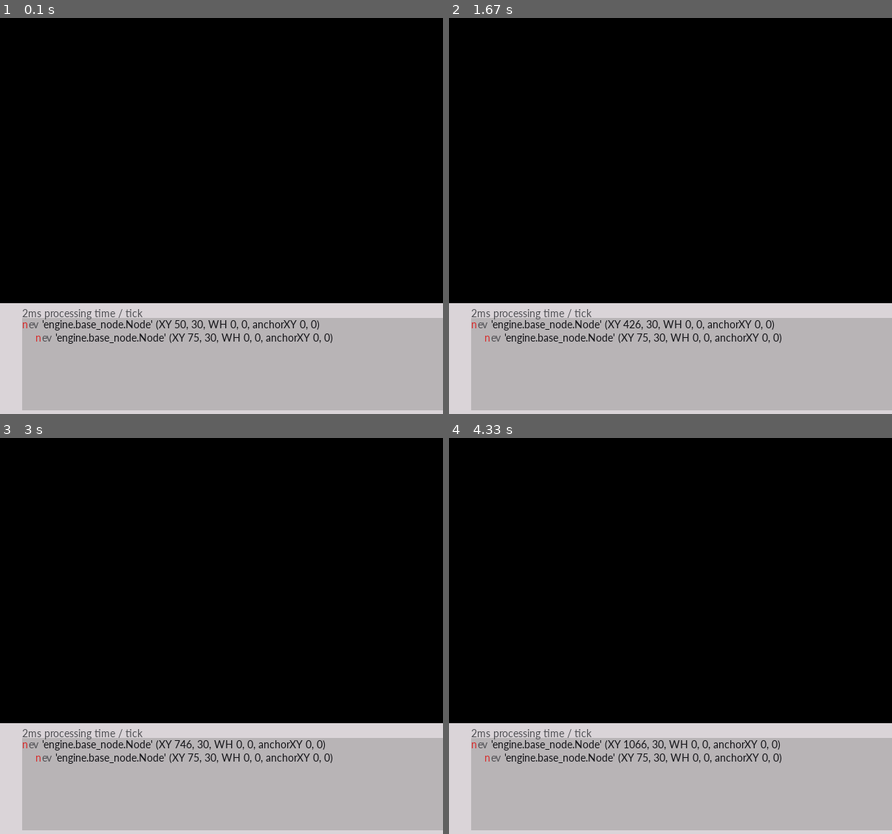
Above: before the commit, frames 1-4 (two rows, left to right).
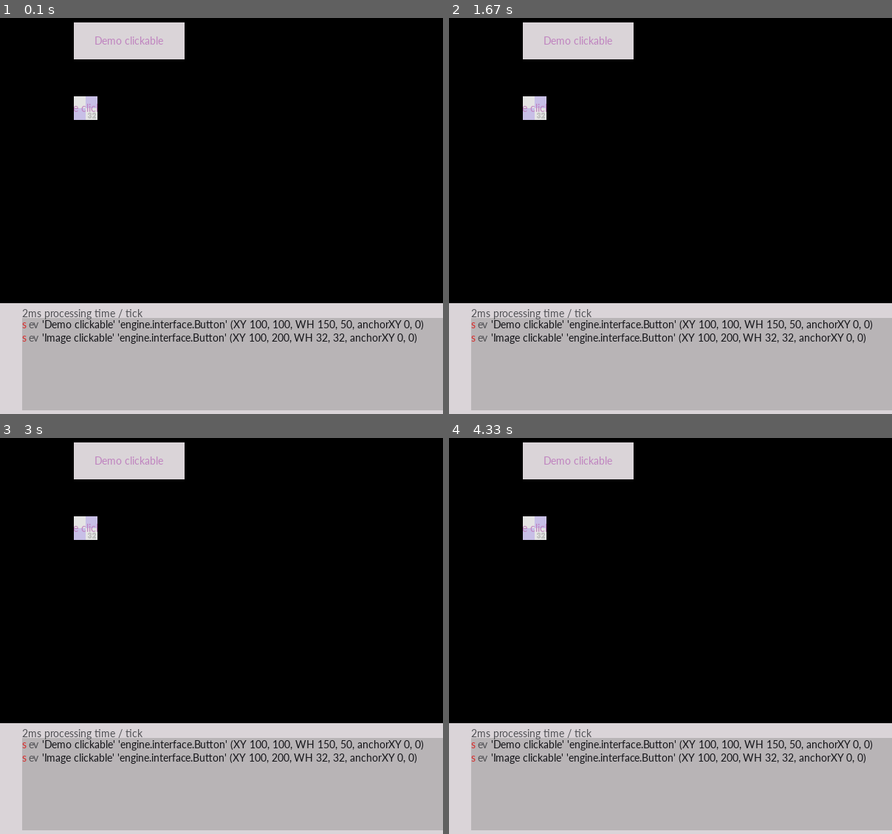
Above: after the commit, the same moments.

Repository: ageneric/pygame-engine-indev
Game: pygame game, started from main.py
The game is run twice, just before and just after one commit, with the same random seed, the same clock (stepped at 60 frames per second) and the same inputs.
Inputs (mouse positions are in pixels of both pictures, inside the frame that each line leads up to):
- Up to frame 1 (0.1 s): no input
- Up to frame 2 (1.67 s): press the mouse at (577, 41) at 0.37 s; move the mouse to (617, 45) at 0.47 s; release the mouse at (652, 53) at 0.6 s; click (533, 109) at 0.72 s; click (577, 41) at 1.05 s; press the mouse at (533, 109) at 1.37 s; move the mouse to (586, 69) at 1.47 s; release the mouse at (635, 29) at 1.6 s
- Up to frame 3 (3 s): press the mouse at (84, 529) at 1.7 s; move the mouse to (150, 596) at 1.8 s; release the mouse at (217, 663) at 1.93 s; click (115, 604) at 2.05 s; click (248, 438) at 2.38 s; press the mouse at (84, 529) at 2.7 s; move the mouse to (177, 533) at 2.8 s; release the mouse at (265, 533) at 2.93 s
- Up to frame 4 (4.33 s): press the mouse at (533, 529) at 3.53 s; move the mouse to (564, 639) at 3.63 s; release the mouse at (595, 746) at 3.77 s; click (626, 628) at 3.88 s; click (outside the picture) at 4.22 s

The runs differ from the first frame. In frame 1, 4.4% of the frame differs, in the area x 5-96%, y 1-83%; in frame 2, 4.4%; in frame 3, 4.4%; in frame 4, 4.4%.

Commit message:
Re-implement buttons Created a scene to demonstrate two styles of button. In SpriteNode, allowed pygame.sprite.DirtySprite to initialise before Node so that the 'visible' property is set after 'dirty'. It is not ideal that the same name is used by DirtySprite and the Node class here.

Diff:
--- a/engine/base_node.py
+++ b/engine/base_node.py
@@ -1,29 +1,5 @@
 import pygame
 
-"""
-    def handle_events(self, events):
-        self.event_handlers = {}
-        # {pygame.KEYDOWN: function}
-
-        for event in events:
-            if event.type in self.event_handlers.keys():
-                self.event_handlers[event.type](event)
-
-    @self.event(pygame.KEYDOWN)
-
-@window.event
-def on_draw ():
-    pass
-
-@window.event
-def on_click (x, y, modifiers):
-    pass
-
-# Get the method with the name draw() if it exists and call it
-draw_method = getattr(node, "draw", None)
-if callable(draw_method):
-    draw_method(self.screen)
-"""
 
 class Anchor:
     top = left = 0
@@ -92,12 +68,12 @@
         self.anchor_x, self.anchor_y = anchor_x_y
 
 class Node:
-    def __init__(self, state: NodeLocalProperties):
-        assert isinstance(state, NodeLocalProperties)
-        self.parent = state.parent
-        self.enabled = state.enabled
-        self.visible = state.visible
-        self.transform = state.transform
+    def __init__(self, node_props: NodeLocalProperties):
+        assert isinstance(node_props, NodeLocalProperties)
+        self.parent = node_props.parent
+        self.enabled = node_props.enabled
+        self.visible = node_props.visible
+        self.transform = node_props.transform
         # For each property in local_properties, set this on the node
         # self.__dict__.update(local_properties.__dict__)
         self.parent.nodes.append(self)
@@ -139,26 +115,29 @@
 
 
 class SpriteNode(pygame.sprite.DirtySprite, Node):
-    def __init__(self, state: NodeLocalProperties, *groups, image=None):
-        Node.__init__(self, state)
-        pygame.sprite.Sprite.__init__(self, *groups)
+    def __init__(self, node_props: NodeLocalProperties, *groups, image=None, fill_color=None):
+        if isinstance(groups[0], pygame.sprite.AbstractGroup):
+            pygame.sprite.DirtySprite.__init__(self, *groups)
+        else:
+            print('Engine warning: a SpriteNode was initialised without a group or with an incorrect type.\n'
+                  + 'This may be because the "group" parameter was missed.')
+            pygame.sprite.DirtySprite.__init__(self)
+
+        Node.__init__(self, node_props)
         self.rect = self.world_rect()
         print(f'{self}, rect {self.rect}, parent {self.parent}, {self.groups()}')
+
         if image:
             self.image = pygame.Surface(self.transform.size, 0, image)
         else:
             self.image = pygame.Surface(self.transform.size)
+            if fill_color:
+                self.image.fill(fill_color)
 
     def update(self):
         Node.update(self)
         self.rect = self.world_rect()
 
-    @classmethod
-    def single_color(cls, parent, super_properties, color, *groups):
-        image = pygame.Surface((super_properties.width, super_properties.height))
-        image.fill(color)
-        return cls(parent, super_properties, *groups, image=image)
-
     def __del__(self):
         print("del", self)
         pygame.sprite.Sprite.kill(self)
--- a/engine/base_scene.py
+++ b/engine/base_scene.py
@@ -34,6 +34,8 @@
 
     def remove_child(self, node):
         self.nodes.remove(node)
+        if node in self.event_handlers:
+            self.event_handlers.remove(node)
 
     def handle_events(self, pygame_events):
         pass
--- a/engine/interface.py
+++ b/engine/interface.py
@@ -6,7 +6,7 @@
 
 MOUSE_EVENTS = (MOUSEMOTION, MOUSEBUTTONDOWN, MOUSEBUTTONUP)
 COLOR_DEFAULT = (191, 131, 191)
-BACKGROUND_DEFAULT = (15, 15, 15)
+BACKGROUND_DEFAULT = (20, 20, 24)
 
 def modify_color_component(color_component, saturation):
     """Lighten or darken an rgb value by the saturation percentage."""
@@ -29,25 +29,23 @@
     return color
 
 class Button(SpriteNode):
+    """A button. The keyword arguments color and background change the appearance.
+    The argument callback is a function taking no parameters. It is called on click.
+    To add parameters to the callback, it is recommended to inherit from this class.
+    """
     idle, hover, press, disabled = range(4)
 
-    def __init__(self, state, message="", callback=None, group=None, **kwargs):
-        # TODO: parse kwargs for color
-        # TODO: fix dirty and rect
-        self.dirty = 1
-        if not (image := kwargs.get("image", None)):
-            image = pygame.Surface(state.transform.size)
-            image.fill(COLOR_DEFAULT)
-            self.background_image = None
-        else:
-            self.background_image = image.copy()
-        super(Button, self).__init__(state, image, group)
+    def __init__(self, node_props, message="", callback=None, group=None, **kwargs):
+        self.background_image = kwargs.get("image", None)
+        fill_color = kwargs.get("background", BACKGROUND_DEFAULT)
+        super(Button, self).__init__(node_props, group, image=self.background_image,
+                                     fill_color=fill_color)
         self.callback = callback
         self.message = message
 
         self.style = {
             'color': COLOR_DEFAULT,
-            'background': BACKGROUND_DEFAULT
+            'background': (0, 0, 0)
         }
         self.style.update(kwargs)
 
@@ -116,3 +114,13 @@
         if self.state == Button.disabled:
             return specify_color(self.style, 'color_disabled', 'color', -20)
         return self.style['color']
+
+class TextEntry(SpriteNode):
+    """A single line rectangular box that can be typed in."""
+    idle, selected = range(2)
+
+    def enter(self):
+        pass
+
+class Grid(SpriteNode):
+    """A container for equally spaced UI items that draws them onto a buffer."""
--- a/legacy_scenes.py
+++ b/legacy_scenes.py
@@ -3,8 +3,6 @@
 Tk().withdraw()  # Do not show a root window.
 
 import pygame as pg
-# from interface import Button, Toggle, MOUSE_EVENTS
-from unused_component_based_node import ComponentBasedNode, ImageComponent
 import legacy_text
 from engine.base_scene import Scene
 from engine.interface import Button
--- a/main.py
+++ b/main.py
@@ -11,16 +11,19 @@
 
 pg.init()
 
-def initialise_scenes(surf, surf_detail, first_scene_name, detail_name):
+def initialise_scenes(surf, surf_detail, first_scene_name, detail_scene_name):
+    print(f'Initialising scenes ({first_scene_name}, {detail_scene_name})')
     scene = getattr(scenes, first_scene_name)(surf, clock)
-    scene_detail = getattr(scenes, detail_name)(surf_detail, clock)
+    scene_detail = getattr(scenes, detail_scene_name)(surf_detail, clock)
     scene_detail.set_ref(scene.nodes)
     return scene, scene_detail
 
 def main():
     SURF_HEIGHT = 150
+    FIRST_SCENE_NAME = 'ExampleHandling'
+    DETAIL_SCENE_NAME = 'ExampleDetail'
 
-    print(f'2/3 Starting: screen resolution {display_width}, {display_height}.')
+    print(f'2/3 Starting: screen resolution {display_width}, {display_height}')
     if pg.version.vernum[0] >= 2:
         screen = pg.display.set_mode((display_width, display_height + SURF_HEIGHT), pg.RESIZABLE)
     else:
@@ -30,7 +33,7 @@
     surf_detail = pg.Surface((display_width, SURF_HEIGHT))
 
     print('3/3 Starting: main loop')
-    scene, scene_detail = initialise_scenes(surf, surf_detail, 'ExampleBlank', 'ExampleDetail')
+    scene, scene_detail = initialise_scenes(surf, surf_detail, FIRST_SCENE_NAME, DETAIL_SCENE_NAME)
 
     running = True
 
@@ -46,10 +49,9 @@
             events = pg.event.get()
             for event in events:
                 if event.type == pg.KEYDOWN and event.key == pg.K_LSHIFT:
-                    print("reset!")
                     # noinspection PyTypeChecker
                     reload(scenes)
-                    scene, scene_detail = initialise_scenes(surf, surf_detail, 'ExampleBlank', 'ExampleDetail')
+                    scene, scene_detail = initialise_scenes(surf, surf_detail, FIRST_SCENE_NAME, DETAIL_SCENE_NAME)
             scene.handle_events(events)
 
         # Update scene and display --
--- a/scenes.py
+++ b/scenes.py
@@ -1,5 +1,6 @@
 import pygame
 import engine.text as text
+import engine.interface as interface
 from engine.base_scene import Scene
 from engine.base_node import Node, SpriteNode, NodeLocalProperties
 from constants import *
@@ -15,14 +16,39 @@
 
     def update(self):
         super().update()
-        self.n.transform.x += 4
+        self.n.transform.x = self.n.transform.x + 1 % self.display_size_x
+
+class ExampleHandling(Scene):
+    """Demo interface components and event handling."""
+    def __init__(self, screen, clock):
+        super().__init__(screen, clock)
+        self.group = pygame.sprite.Group()
+
+        def callback():
+            print('button click -> demo')
+
+        button = interface.Button(NodeLocalProperties(self, 100, 100, 150, 50),
+                                  'Demo clickable', callback, self.group, background=C_LIGHT)
+        image = pygame.image.load('Assets/Placeholder.png').convert()
+        button2 = interface.Button(NodeLocalProperties(self, 100, 200, 32, 32),
+                                   'Image clickable', callback, self.group, image=image)
+        self.event_handlers.append(button)
+        self.event_handlers.append(button2)
+        self.groups.append(self.group)
+
+    def handle_events(self, pygame_events):
+        for event in pygame_events:
+            if event.type in interface.MOUSE_EVENTS:
+                for button in self.event_handlers:
+                    button.mouse_event(event)
+
 
 class ExampleDetail(Scene):
     def __init__(self, screen, clock):
         super().__init__(screen, clock)
         self.group = pygame.sprite.Group()
 
-        self.tree_tab = TreeTab(NodeLocalProperties(self, 30, 20, display_width - 30, 125),
+        self.tree_tab = TreeTab(NodeLocalProperties(self, 30, 20, self.display_size_x - 30, 125),
                                 self.group, None)
 
         self.groups.append(self.group)
--- a/tree_tab.py
+++ b/tree_tab.py
@@ -5,11 +5,8 @@
 from constants import C_LIGHT, C_DARK, C_RED, C_LIGHT_ISH, C_DARK_ISH
 
 class TreeTab(SpriteNode):
-    def __init__(self, state, group=None, ref=None):
-        # TODO: fix dirty and rect
-        self.dirty = 1
-        image = pygame.Surface(state.transform.size)
-        super(TreeTab, self).__init__(state, group, image=image)
+    def __init__(self, node_props, group=None, ref=None):
+        super(TreeTab, self).__init__(node_props, group, fill_color=C_LIGHT_ISH)
         self.ref = ref
 
     def draw(self, scene):
